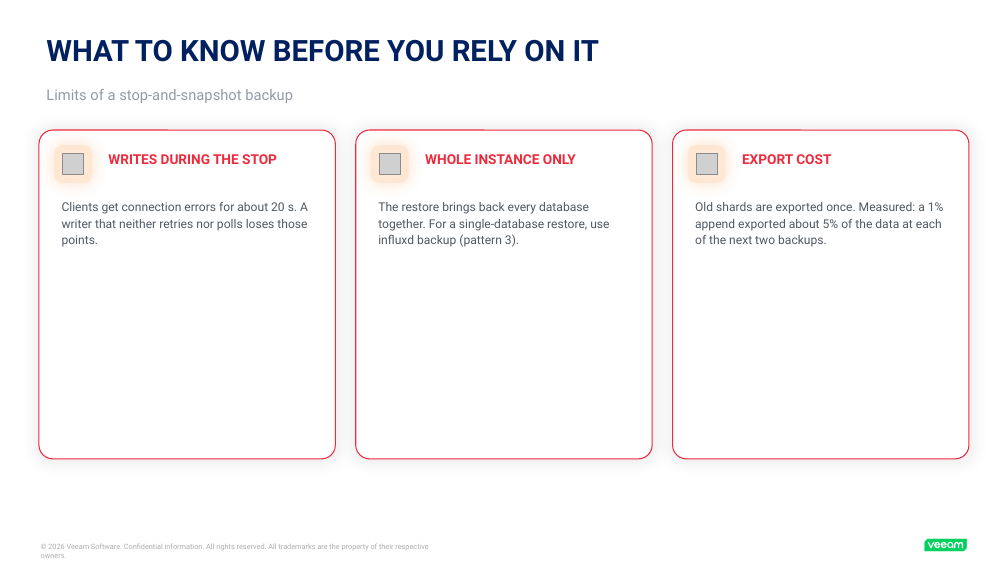
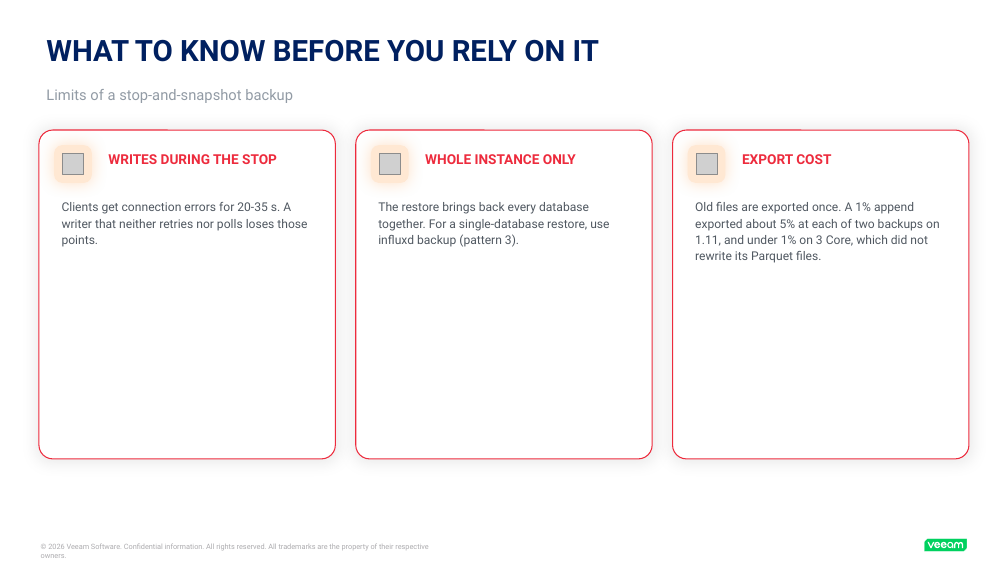
Before and after one commit to MichaelCade/blueprint-ai, a slide deck: slide 11 of influxdb-simple-example/influxdb-simple.pptx (slide 10 before the commit). Drawn at 1008x567 pixels with LibreOffice and Linux fonts; fonts in the diff are those of the drawing; grey boxes stand for pictures. Boxes give left, top, right and bottom in pixels: in the first picture for what was removed or moved away, otherwise in the second. Text is boxed around its words. In the diff, an @@ line names an element or a change of style, - is before the commit and + after.

```diff
--- a/influxdb-simple-example/influxdb-simple.pptx
+++ b/influxdb-simple-example/influxdb-simple.pptx
@@ text at box(62, 202, 307, 247): text changed @@
-Clients get connection errors for about 20 s. A writer that neither retries nor polls loses those points.
+Clients get connection errors for 20-35 s. A writer that neither retries nor polls loses those points.
@@ text at box(695, 202, 940, 263): text changed @@
-Old shards are exported once. Measured: a 1% append exported about 5% of the data at each of the next two backups.
+Old files are exported once. A 1% append exported about 5% at each of two backups on 1.11, and under 1% on 3 Core, which did not rewrite its Parquet files.
```
Also in this commit, not shown: 4 other slides changed, 1 slide added, 16 other files.
